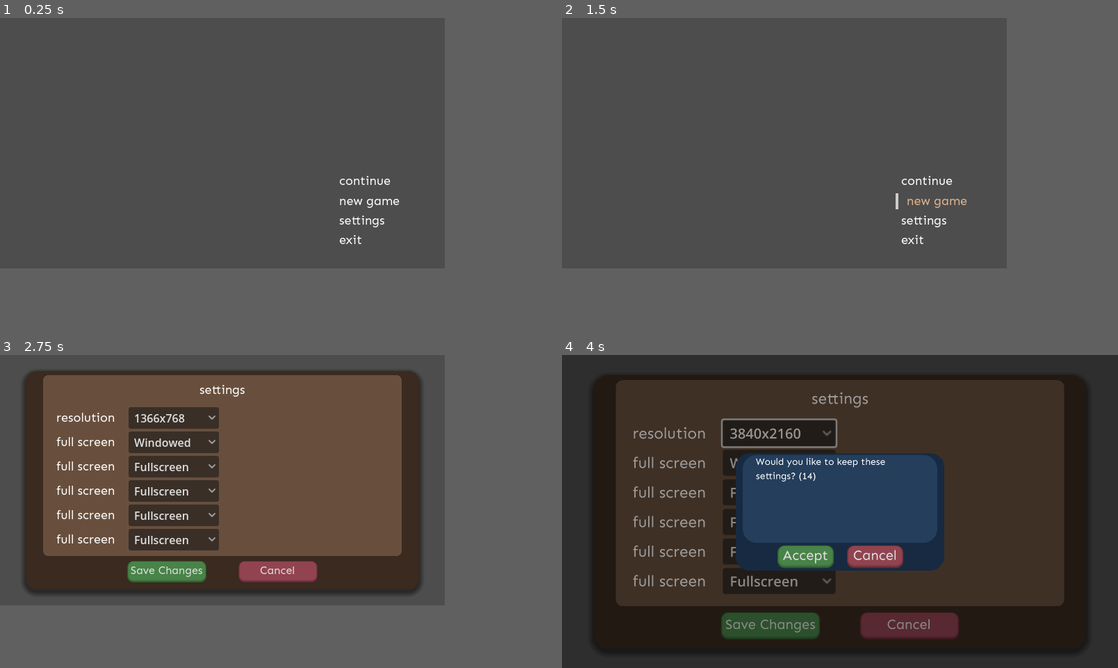
Above: before the commit, frames 1-4 (two rows, left to right).
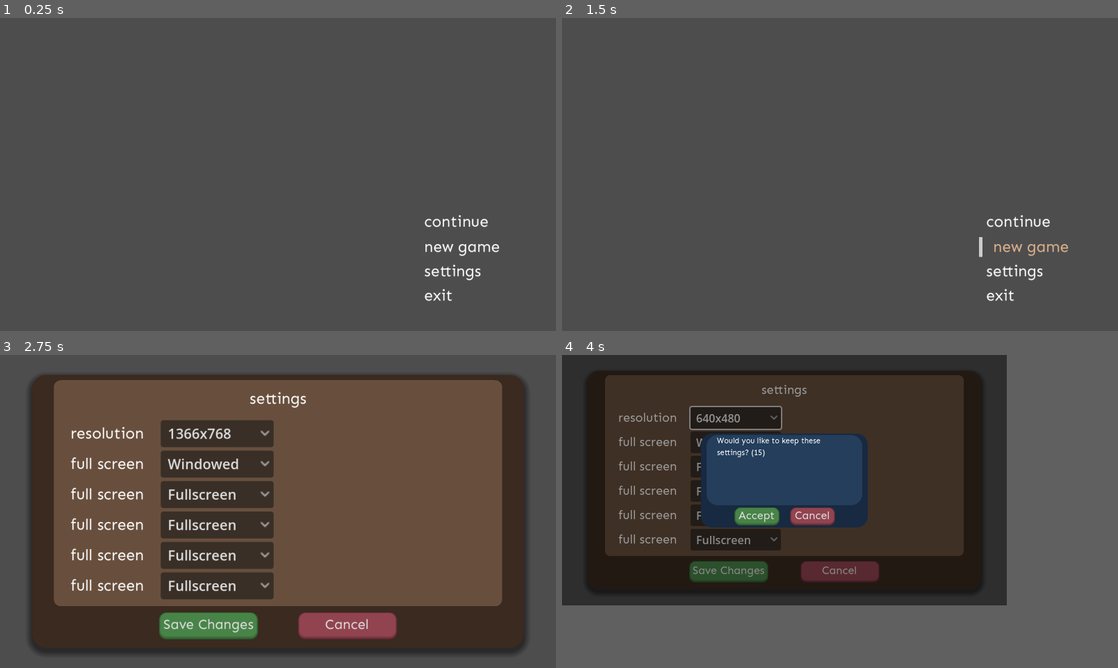
Above: after the commit, the same moments.

Repository: Jon-Alc/Settings-Demo
Game: Godot game, scene res://nodes/scenes/startup.tscn
The game is run twice, just before and just after one commit, with the same random seed, the same clock (stepped at 60 frames per second) and the same inputs.
Inputs (mouse positions are in pixels of both pictures, inside the frame that each line leads up to):
- Up to frame 1 (0.25 s): no input
- Up to frame 2 (1.5 s): tap Enter at 0.5 s; move the mouse to (923, 180) at 0.52 s; press the mouse at (923, 180) at 0.53 s; tap Space at 1.25 s; move the mouse to (928, 199) at 1.27 s; release the mouse at (928, 199) at 1.28 s; click (928, 199) at 1.35 s
- Up to frame 3 (2.75 s): tap Enter at 2 s; move the mouse to (361, 558) at 2.02 s; press the mouse at (361, 558) at 2.03 s
- Up to frame 4 (4 s): release the mouse at (923, 558) at 2.75 s; click "1366x768" at 2.75 s; click "Windowed" at 3.5 s
In frame 1 the window is 640x360 before the commit and 800x450 after it. Grey fills any space a smaller window leaves; there, only what the larger window draws over its background counts as a difference.

The runs differ from the first frame. In frame 1, 0.9% of the frame differs, in the area x 61-90%, y 50-91%; in frame 2, 1.0%; in frame 3, 50%, in the area x 0-100%, y 0-100%; in frame 4, 48%.

Commit message:
Resolution feature complete; implements saving and loading to settings.json and adds utility functions to convert from string/int to DisplaySettingsID enum

Diff:
--- a/nodes/components/settings.tscn
+++ b/nodes/components/settings.tscn
@@ -66,15 +66,15 @@
 grow_vertical = 0
 columns = 2
 
-[node name="Item1" type="CenterContainer" parent="OuterOptionsContainer/GridContainer"]
-custom_minimum_size = Vector2(240, 0)
-layout_mode = 2
-
-[node name="HBoxContainer" type="HBoxContainer" parent="OuterOptionsContainer/GridContainer/Item1"]
-custom_minimum_size = Vector2(230, 0)
-layout_mode = 2
-
-[node name="SettingsLabel" type="Label" parent="OuterOptionsContainer/GridContainer/Item1/HBoxContainer"]
+[node name="Resolution" type="CenterContainer" parent="OuterOptionsContainer/GridContainer"]
+custom_minimum_size = Vector2(240, 0)
+layout_mode = 2
+
+[node name="HBoxContainer" type="HBoxContainer" parent="OuterOptionsContainer/GridContainer/Resolution"]
+custom_minimum_size = Vector2(230, 0)
+layout_mode = 2
+
+[node name="ResolutionLabel" type="Label" parent="OuterOptionsContainer/GridContainer/Resolution/HBoxContainer"]
 custom_minimum_size = Vector2(100, 0)
 layout_mode = 2
 size_flags_horizontal = 6
@@ -82,31 +82,32 @@
 theme_override_font_sizes/font_size = 18
 text = "resolution"
 
-[node name="OptionButton" type="OptionButton" parent="OuterOptionsContainer/GridContainer/Item1/HBoxContainer"]
-custom_minimum_size = Vector2(130, 0)
-layout_mode = 2
-size_flags_horizontal = 6
-clip_text = true
-selected = 6
+[node name="ResolutionOptions" type="OptionButton" parent="OuterOptionsContainer/GridContainer/Resolution/HBoxContainer"]
+unique_name_in_owner = true
+custom_minimum_size = Vector2(130, 0)
+layout_mode = 2
+size_flags_horizontal = 6
+clip_text = true
+selected = 2
 fit_to_longest_item = false
 item_count = 9
-popup/item_0/text = "3840x2160"
-popup/item_0/id = 0
-popup/item_1/text = "2560x1600"
-popup/item_1/id = 1
-popup/item_2/text = "2560x1440"
-popup/item_2/id = 2
-popup/item_3/text = "1920x1200"
+popup/item_0/text = "640x480"
+popup/item_0/id = 0
+popup/item_1/text = "800x600"
+popup/item_1/id = 1
+popup/item_2/text = "1366x768"
+popup/item_2/id = 2
+popup/item_3/text = "1600x900"
 popup/item_3/id = 3
 popup/item_4/text = "1920x1080"
 popup/item_4/id = 4
-popup/item_5/text = "1600x900"
+popup/item_5/text = "1920x1200"
 popup/item_5/id = 5
-popup/item_6/text = "1366x768"
+popup/item_6/text = "2560x1440"
 popup/item_6/id = 6
-popup/item_7/text = "800x600"
+popup/item_7/text = "2560x1600"
 popup/item_7/id = 7
-popup/item_8/text = "640x480"
+popup/item_8/text = "3840x2160"
 popup/item_8/id = 8
 
 [node name="Item2" type="Control" parent="OuterOptionsContainer/GridContainer"]
@@ -331,6 +332,6 @@
 visible = false
 layout_mode = 1
 
-[connection signal="item_selected" from="OuterOptionsContainer/GridContainer/Item1/HBoxContainer/OptionButton" to="." method="_on_option_button_item_selected"]
+[connection signal="item_selected" from="OuterOptionsContainer/GridContainer/Resolution/HBoxContainer/ResolutionOptions" to="." method="_on_option_button_item_selected"]
 [connection signal="pressed" from="OuterOptionsContainer/SaveChangesButton" to="." method="_on_save_changes_button_pressed"]
 [connection signal="pressed" from="OuterOptionsContainer/CancelButton" to="." method="_on_cancel_button_pressed"]
--- a/scripts/autoloads/global_consts.gd
+++ b/scripts/autoloads/global_consts.gd
@@ -6,5 +6,5 @@
 const SETTINGS_FILE_PATH : String = "user://settings/settings.json"
 const DEFAULT_SETTINGS_FILE_CONTENTS : String = \
 	'{\n' + \
-		'\t"resolution": "1366x768"\n' + \
+		'\t"resolution": "_1366x768"\n' + \
 	'}\n'
--- a/scripts/autoloads/global_enums.gd
+++ b/scripts/autoloads/global_enums.gd
@@ -8,6 +8,54 @@
 	EXIT
 }
 
+enum DisplaySettingsID {
+	_640x480 = 0,
+	_800x600 = 1,
+	_1366x768 = 2,
+	_1600x900 = 3,
+	_1920x1080 = 4,
+	_1920x1200 = 5,
+	_2560x1440 = 6,
+	_2560x1600 = 7,
+	_3840x2160 = 8,
+	NULL = -1
+}
+
+func int_to_display_settings_id(value: int) -> DisplaySettingsID:
+
+	var key : DisplaySettingsID = DisplaySettingsID.NULL
+
+	match value:
+		8: key = DisplaySettingsID._3840x2160
+		7: key = DisplaySettingsID._2560x1600
+		6: key = DisplaySettingsID._2560x1440
+		5: key = DisplaySettingsID._1920x1200
+		4: key = DisplaySettingsID._1920x1080
+		3: key = DisplaySettingsID._1600x900
+		2: key = DisplaySettingsID._1366x768
+		1: key = DisplaySettingsID._800x600
+		0: key = DisplaySettingsID._640x480
+
+	return key
+
+
+func str_to_display_settings_id(value: String) -> DisplaySettingsID:
+
+	var key : DisplaySettingsID = DisplaySettingsID.NULL
+
+	match value:
+		"_3840x2160": key = DisplaySettingsID._3840x2160
+		"_2560x1600": key = DisplaySettingsID._2560x1600
+		"_2560x1440": key = DisplaySettingsID._2560x1440
+		"_1920x1200": key = DisplaySettingsID._1920x1200
+		"_1920x1080": key = DisplaySettingsID._1920x1080
+		"_1600x900": key = DisplaySettingsID._1600x900
+		"_1366x768": key = DisplaySettingsID._1366x768
+		"_800x600": key = DisplaySettingsID._800x600
+		"_640x480": key = DisplaySettingsID._640x480
+
+	return key
+
 # could add shortcut consts
 #const NULL = MainMenuButtonID.NULL
 #const CONTINUE = MainMenuButtonID.CONTINUE
--- a/scripts/components/settings.gd
+++ b/scripts/components/settings.gd
@@ -2,10 +2,18 @@
 
 @onready var settings: Control = $"."
 @onready var display_prompt: Control = %DisplayPrompt
+@onready var resolution_options: OptionButton = %ResolutionOptions
 
 
 var prompt_timer : SceneTreeTimer
 var player_responded_to_prompt : bool
+
+## the resolution of the game, read from settings.json
+var resolution_setting : GlobalEnums.DisplaySettingsID
+## the resolution currently set while browsing the settings component
+var current_resolution : GlobalEnums.DisplaySettingsID
+## set when a new resolution option is selected
+var new_resolution : GlobalEnums.DisplaySettingsID
 
 #region _ready() functions
 func _ready() -> void:
@@ -13,14 +21,15 @@
 	GlobalEvents.DisplayPromptButtonPressed.connect(_on_display_prompt_button_pressed)
 	GlobalEvents.DisplayPromptResponded.connect(_on_display_prompt_responded)
 
+
+func _initialize() -> void:
+	_reset_prompt_variables()
+
 	if not FileAccess.file_exists(GlobalConsts.SETTINGS_FILE_PATH):
 		print("No settings.json found, making new one...")
 		_initialize_settings()
 
 	_read_settings()
-
-func _initialize() -> void:
-	_reset_prompt_variables()
 
 
 func _reset_prompt_variables() -> void:
@@ -35,8 +44,8 @@
 	print(settings_string)
 
 	var value = JSON.parse_string(settings_string)
-	print("value: " + str(value))
-
+
+	# if settings.json couldn't be read
 	if not value:
 		print("settings.json unable to be read, re-initializing settings...")
 		readfile = null
@@ -44,8 +53,21 @@
 		_read_settings()
 
 	var settings_dict : Dictionary = JSON.parse_string(settings_string)
-	print(settings_dict)
-	# DisplayServer.window_set_size(Vector2i(1366, 768))
+	var res_value : String = settings_dict["resolution"]
+
+	resolution_setting = GlobalEnums.str_to_display_settings_id(res_value)
+	current_resolution = resolution_setting
+	new_resolution = resolution_setting
+	resolution_options.selected = resolution_setting
+
+	var parsed_value : String = res_value.substr(1)
+	var split_values : Array = parsed_value.split("x")
+
+
+	DisplayServer.window_set_size(
+		Vector2i(int(split_values[0]), int(split_values[1]))
+	)
+	_center_window()
 
 
 func _initialize_settings() -> void:
@@ -54,6 +76,7 @@
 	var dir : DirAccess = DirAccess.open(GlobalConsts.SAVE_PATH)
 	dir.make_dir("settings")
 
+	# delete settings.json and re-initialize
 	if dir.file_exists(GlobalConsts.SETTINGS_FILE_PATH):
 		print("Settings file already exists, re-initializing...")
 		if dir.remove(GlobalConsts.SETTINGS_FILE_PATH) != OK:
@@ -66,61 +89,120 @@
 #endregion
 
 #region Settings functions
+## _save_settings() takes the current settings session's variables and "overwrites" the settings
+## file by deleting it and creating it.
+func _save_settings():
+	# ensure folder exists--make_dir() doesn't do anything if the folder already exists
+	var dir : DirAccess = DirAccess.open(GlobalConsts.SAVE_PATH)
+	dir.make_dir("settings")
+
+	# delete settings.json and save settings
+	if dir.file_exists(GlobalConsts.SETTINGS_FILE_PATH):
+		if dir.remove(GlobalConsts.SETTINGS_FILE_PATH) != OK:
+			# it's possible that the file was opened earlier in the code
+			print("settings.json couldn't be deleted. Exiting...")
+			get_tree().quit(1)
+
+	var file_contents = \
+		'{\n' + \
+			'\t"resolution":"%s"\n' % GlobalEnums.DisplaySettingsID.keys()[current_resolution] + \
+		'}'
+	print("to write:\n" + file_contents)
+	var file : FileAccess = FileAccess.open(GlobalConsts.SETTINGS_FILE_PATH, FileAccess.WRITE)
+	file.store_string(file_contents)
+
+
+## _change_resolution() sets the window size to a given DisplaySettingsID and centers it.
+func _change_resolution(new_res: GlobalEnums.DisplaySettingsID) -> void:
+
+	new_resolution = new_res
+
+	match new_res:
+		GlobalEnums.DisplaySettingsID._3840x2160: DisplayServer.window_set_size(Vector2i(3840, 2160))
+		GlobalEnums.DisplaySettingsID._2560x1600: DisplayServer.window_set_size(Vector2i(2560, 1600))
+		GlobalEnums.DisplaySettingsID._2560x1440: DisplayServer.window_set_size(Vector2i(2560, 1440))
+		GlobalEnums.DisplaySettingsID._1920x1200: DisplayServer.window_set_size(Vector2i(1920, 1200))
+		GlobalEnums.DisplaySettingsID._1920x1080: DisplayServer.window_set_size(Vector2i(1920, 1080))
+		GlobalEnums.DisplaySettingsID._1600x900:  DisplayServer.window_set_size(Vector2i(1600, 900))
+		GlobalEnums.DisplaySettingsID._1366x768:  DisplayServer.window_set_size(Vector2i(1366, 768))
+		GlobalEnums.DisplaySettingsID._800x600:   DisplayServer.window_set_size(Vector2i(800, 600))
+		GlobalEnums.DisplaySettingsID._640x480:   DisplayServer.window_set_size(Vector2i(640, 480))
+
+	_center_window()
+
+
+## _center_window() centers the game window by finding the middle position of the monitor,
+## subtracting half the window size, and setting the window's position to the difference.
+func _center_window() -> void:
+	var center_position : Vector2i = DisplayServer.screen_get_position() + (DisplayServer.screen_get_size() / 2)
+	var window_size : Vector2i = get_window().get_size_with_decorations()
+	get_window().set_position(center_position - (window_size / 2))
+
+
+#region Signals
+## Changes the resolution and opens a display prompt
 func _on_option_button_item_selected(index: int) -> void:
-
-	match index:
-		0: DisplayServer.window_set_size(Vector2i(3840, 2160))
-		1: DisplayServer.window_set_size(Vector2i(2560, 1600))
-		2: DisplayServer.window_set_size(Vector2i(2560, 1440))
-		3: DisplayServer.window_set_size(Vector2i(1920, 1200))
-		4: DisplayServer.window_set_size(Vector2i(1920, 1080))
-		5: DisplayServer.window_set_size(Vector2i(1600, 900))
-		6: DisplayServer.window_set_size(Vector2i(1366, 768))
-		7: DisplayServer.window_set_size(Vector2i(800, 600))
-		8: DisplayServer.window_set_size(Vector2i(640, 480))
-
-	# center the window after changing resolution
-	var center_position = DisplayServer.screen_get_position() + (DisplayServer.screen_get_size() / 2)
-	var window_size = get_window().get_size_with_decorations()
-	get_window().set_position(center_position - (window_size / 2))
+	_change_resolution(GlobalEnums.int_to_display_settings_id(index))
+	await _confirm_resolution_change()
+
+
+func _on_save_changes_button_pressed() -> void:
+	GlobalEvents.SettingsSaveChangesPressed.emit()
+	_save_settings()
+	settings.visible = false
+
+
+func _on_cancel_button_pressed() -> void:
+
+	# undo all changes
+	if current_resolution != resolution_setting:
+		current_resolution = resolution_setting
+		new_resolution = resolution_setting
+		_change_resolution(resolution_setting)
+
+	settings.visible = false
+
+
+#region GlobalEvents
+## _on_display_prompt_button_pressed() is an event function intended to interrupt
+## _confirm_resolution_change. This is until a cleaner way to StopCoroutine() has been found.
+func _on_display_prompt_button_pressed() -> void:
+
+	if not prompt_timer:
+		return
+
+	player_responded_to_prompt = true
+	prompt_timer.time_left = 0
+
+
+## _on_display_prompt_responded() is an event function that tracks whether the user responded to the
+## display prompt or not. Currently, the only setting that opens a display prompt is resolution.
+func _on_display_prompt_responded(response : bool) -> void:
+
+	if not settings.visible: # if the settings menu isn't visible
+		return
+
+	if response: # if user accepts the resolution setting
+		current_resolution = new_resolution
+	else: # if user declines to keep the setting, or lets time run out
+		new_resolution = current_resolution
+		resolution_options.selected = current_resolution
+		_change_resolution(current_resolution)
+		display_prompt.visible = false
+#endregion
+#endregion
+
+
+## _confirm_resolution_change() is called when a user selects a new resolution option in the
+## settings. It reveals a display prompt, asking the user to confirm to keep the changes, or not. If
+## the user doesn't respond after 15 seconds, it will revert to the previous resolution.
+func _confirm_resolution_change() -> void:
 
 	prompt_timer = get_tree().create_timer(15)
 	display_prompt.visible = true
-	await _confirm_resolution_change()
-	print("After it all")
-
-#region Signals
-func _on_save_changes_button_pressed() -> void:
-	GlobalEvents.SettingsSaveChangesPressed.emit()
-	settings.visible = false
-
-
-func _on_cancel_button_pressed() -> void:
-	settings.visible = false
-
-
-#region GlobalEvents
-## on_display_prompt_button_pressed is an event function intended to interrupt
-## confirm_resolution_change. This is until a cleaner way to StopCoroutine() has been found.
-func _on_display_prompt_button_pressed() -> void:
-
-	if not prompt_timer:
-		return
-
-	player_responded_to_prompt = true
-	prompt_timer.time_left = 0
-
-
-func _on_display_prompt_responded(response : bool) -> void:
-	print("on_display_prompt_responded" + str(response))
-#endregion
-#endregion
-
-func _confirm_resolution_change() -> void:
 
 	while prompt_timer.time_left > 0:
-		display_prompt.prompt_text.text = "Would you like to keep these settings? (%s)" % str(int(prompt_timer.time_left))
-		print(prompt_timer.time_left)
+		display_prompt.prompt_text.text = "Would you like to keep these settings? (%s)" % str(ceili(prompt_timer.time_left))
 		await get_tree().create_timer(.1).timeout
 
 	if not player_responded_to_prompt:
